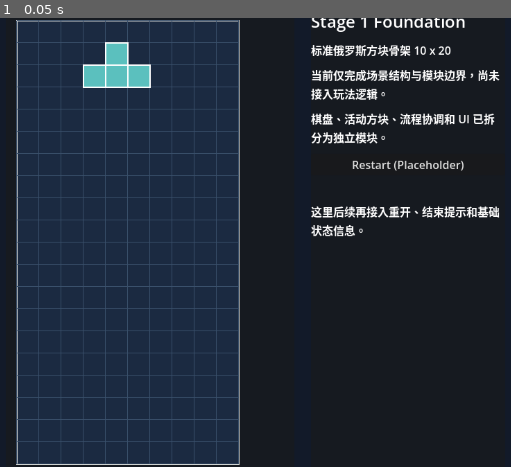
Above: before the commit, frame 1.
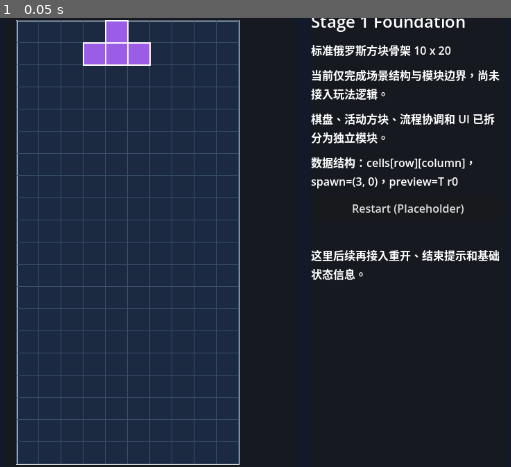
Above: after the commit, the same moment.

Repository: Drew-Z/game-first-tetris
Game: Godot game, scene res://scenes/main/main.tscn
The game is run twice, just before and just after one commit, with the same random seed, the same clock (stepped at 60 frames per second) and the same inputs.
Inputs:
- Up to frame 1 (0.05 s): no input

The runs differ from the first frame. In frame 1, 4.0% of the frame differs, in the area x 16-98%, y 0-59%.

Commit message:
feat(stage-1): define board and tetromino data models

Diff:
--- a/scenes/ui/game_ui.tscn
+++ b/scenes/ui/game_ui.tscn
@@ -28,6 +28,11 @@
 autowrap_mode = 3
 text = "棋盘、活动方块、流程协调和 UI 已拆分为独立模块。"
 
+[node name="DataLabel" type="Label" parent="."]
+layout_mode = 2
+autowrap_mode = 3
+text = "数据结构摘要将在这里显示。"
+
 [node name="RestartButton" type="Button" parent="."]
 layout_mode = 2
 text = "Restart (Placeholder)"
--- a/scripts/game/board.gd
+++ b/scripts/game/board.gd
@@ -1,4 +1,6 @@
 extends Node2D
+
+const BoardStateModel := preload("res://scripts/game/data/board_state.gd")
 
 @export var columns: int = 10
 @export var rows: int = 20
@@ -7,8 +9,11 @@
 @export var grid_color: Color = Color("3a506b")
 @export var border_color: Color = Color("e0e1dd")
 
+var board_state = null
+
 
 func _ready() -> void:
+	setup_board_state()
 	queue_redraw()
 
 
@@ -25,10 +30,44 @@
 		var y := float(row * cell_size)
 		draw_line(Vector2(0.0, y), Vector2(board_size.x, y), grid_color, 1.0)
 
+	if board_state == null:
+		return
+
+	for row in range(rows):
+		for column in range(columns):
+			var cell := Vector2i(column, row)
+			var piece_id: StringName = board_state.get_cell(cell)
+
+			if piece_id == BoardStateModel.EMPTY_CELL:
+				continue
+
+			var rect := Rect2(grid_to_local(cell), Vector2.ONE * cell_size)
+			draw_rect(rect, Color("415a77"), true)
+			draw_rect(rect, border_color, false, 1.0)
+
+
+func setup_board_state() -> void:
+	board_state = BoardStateModel.new(columns, rows)
+
+
+func grid_to_local(cell: Vector2i) -> Vector2:
+	return Vector2(cell.x * cell_size, cell.y * cell_size)
+
+
+func local_to_grid(local_position: Vector2) -> Vector2i:
+	return Vector2i(floori(local_position.x / cell_size), floori(local_position.y / cell_size))
+
 
 func get_board_pixel_size() -> Vector2:
 	return Vector2(columns * cell_size, rows * cell_size)
 
 
+func get_spawn_origin(spawn_box_size: int = 4) -> Vector2i:
+	if board_state == null:
+		setup_board_state()
+
+	return board_state.get_spawn_origin(spawn_box_size)
+
+
 func get_spawn_preview_position() -> Vector2:
-	return Vector2(cell_size * 3, cell_size)
+	return grid_to_local(get_spawn_origin())
--- /dev/null
+++ b/scripts/game/data/board_state.gd
@@ -0,0 +1,63 @@
+class_name BoardState
+extends RefCounted
+
+const EMPTY_CELL: StringName = &""
+
+var columns: int
+var rows: int
+var cells: Array[Array] = []
+
+
+func _init(new_columns: int = 10, new_rows: int = 20) -> void:
+	columns = new_columns
+	rows = new_rows
+	reset()
+
+
+func reset() -> void:
+	cells.clear()
+
+	for row in range(rows):
+		var row_cells: Array[StringName] = []
+		row_cells.resize(columns)
+
+		for column in range(columns):
+			row_cells[column] = EMPTY_CELL
+
+		cells.append(row_cells)
+
+
+func is_inside_cell(cell: Vector2i) -> bool:
+	return cell.x >= 0 and cell.x < columns and cell.y >= 0 and cell.y < rows
+
+
+func get_cell(cell: Vector2i) -> StringName:
+	if not is_inside_cell(cell):
+		return EMPTY_CELL
+
+	return cells[cell.y][cell.x]
+
+
+func set_cell(cell: Vector2i, piece_id: StringName) -> bool:
+	if not is_inside_cell(cell):
+		return false
+
+	cells[cell.y][cell.x] = piece_id
+	return true
+
+
+func clear_cell(cell: Vector2i) -> bool:
+	return set_cell(cell, EMPTY_CELL)
+
+
+func is_cell_empty(cell: Vector2i) -> bool:
+	return is_inside_cell(cell) and get_cell(cell) == EMPTY_CELL
+
+
+func get_spawn_origin(spawn_box_size: int = 4, spawn_row: int = 0) -> Vector2i:
+	var spawn_x := maxi(0, floori(float(columns - spawn_box_size) / 2.0))
+	return Vector2i(spawn_x, spawn_row)
+
+
+func describe() -> String:
+	return "Board %dx%d spawn=%s" % [columns, rows, get_spawn_origin()]
--- /dev/null
+++ b/scripts/game/data/piece_state.gd
@@ -0,0 +1,34 @@
+class_name PieceState
+extends RefCounted
+
+const TetrominoData := preload("res://scripts/game/data/tetromino_data.gd")
+
+var piece_id: StringName
+var rotation_index: int
+var origin: Vector2i
+
+
+func _init(
+	new_piece_id: StringName = &"T",
+	new_origin: Vector2i = Vector2i(3, 0),
+	new_rotation_index: int = 0
+) -> void:
+	piece_id = new_piece_id
+	rotation_index = new_rotation_index
+	origin = new_origin
+
+
+func get_local_cells() -> Array[Vector2i]:
+	return TetrominoData.get_local_cells(piece_id, rotation_index)
+
+
+func get_board_cells() -> Array[Vector2i]:
+	return TetrominoData.get_global_cells(piece_id, origin, rotation_index)
+
+
+func get_color() -> Color:
+	return TetrominoData.get_color(piece_id)
+
+
+func describe() -> String:
+	return "%s r%d origin=%s" % [piece_id, rotation_index, origin]
--- /dev/null
+++ b/scripts/game/data/tetromino_data.gd
@@ -0,0 +1,131 @@
+class_name TetrominoData
+extends RefCounted
+
+const PIECE_IDS: Array[StringName] = [&"I", &"O", &"T", &"S", &"Z", &"J", &"L"]
+
+const DEFINITIONS := {
+	&"I": {
+		"id": &"I",
+		"color": Color("00bbf9"),
+		"spawn_box_size": 4,
+		"rotations": [
+			[Vector2i(0, 1), Vector2i(1, 1), Vector2i(2, 1), Vector2i(3, 1)],
+			[Vector2i(2, 0), Vector2i(2, 1), Vector2i(2, 2), Vector2i(2, 3)],
+			[Vector2i(0, 2), Vector2i(1, 2), Vector2i(2, 2), Vector2i(3, 2)],
+			[Vector2i(1, 0), Vector2i(1, 1), Vector2i(1, 2), Vector2i(1, 3)],
+		],
+	},
+	&"O": {
+		"id": &"O",
+		"color": Color("fee440"),
+		"spawn_box_size": 4,
+		"rotations": [
+			[Vector2i(1, 0), Vector2i(2, 0), Vector2i(1, 1), Vector2i(2, 1)],
+			[Vector2i(1, 0), Vector2i(2, 0), Vector2i(1, 1), Vector2i(2, 1)],
+			[Vector2i(1, 0), Vector2i(2, 0), Vector2i(1, 1), Vector2i(2, 1)],
+			[Vector2i(1, 0), Vector2i(2, 0), Vector2i(1, 1), Vector2i(2, 1)],
+		],
+	},
+	&"T": {
+		"id": &"T",
+		"color": Color("9b5de5"),
+		"spawn_box_size": 4,
+		"rotations": [
+			[Vector2i(1, 0), Vector2i(0, 1), Vector2i(1, 1), Vector2i(2, 1)],
+			[Vector2i(1, 0), Vector2i(1, 1), Vector2i(2, 1), Vector2i(1, 2)],
+			[Vector2i(0, 1), Vector2i(1, 1), Vector2i(2, 1), Vector2i(1, 2)],
+			[Vector2i(1, 0), Vector2i(0, 1), Vector2i(1, 1), Vector2i(1, 2)],
+		],
+	},
+	&"S": {
+		"id": &"S",
+		"color": Color("00f5d4"),
+		"spawn_box_size": 4,
+		"rotations": [
+			[Vector2i(1, 0), Vector2i(2, 0), Vector2i(0, 1), Vector2i(1, 1)],
+			[Vector2i(1, 0), Vector2i(1, 1), Vector2i(2, 1), Vector2i(2, 2)],
+			[Vector2i(1, 1), Vector2i(2, 1), Vector2i(0, 2), Vector2i(1, 2)],
+			[Vector2i(0, 0), Vector2i(0, 1), Vector2i(1, 1), Vector2i(1, 2)],
+		],
+	},
+	&"Z": {
+		"id": &"Z",
+		"color": Color("ef476f"),
+		"spawn_box_size": 4,
+		"rotations": [
+			[Vector2i(0, 0), Vector2i(1, 0), Vector2i(1, 1), Vector2i(2, 1)],
+			[Vector2i(2, 0), Vector2i(1, 1), Vector2i(2, 1), Vector2i(1, 2)],
+			[Vector2i(0, 1), Vector2i(1, 1), Vector2i(1, 2), Vector2i(2, 2)],
+			[Vector2i(1, 0), Vector2i(0, 1), Vector2i(1, 1), Vector2i(0, 2)],
+		],
+	},
+	&"J": {
+		"id": &"J",
+		"color": Color("3a86ff"),
+		"spawn_box_size": 4,
+		"rotations": [
+			[Vector2i(0, 0), Vector2i(0, 1), Vector2i(1, 1), Vector2i(2, 1)],
+			[Vector2i(1, 0), Vector2i(2, 0), Vector2i(1, 1), Vector2i(1, 2)],
+			[Vector2i(0, 1), Vector2i(1, 1), Vector2i(2, 1), Vector2i(2, 2)],
+			[Vector2i(1, 0), Vector2i(1, 1), Vector2i(0, 2), Vector2i(1, 2)],
+		],
+	},
+	&"L": {
+		"id": &"L",
+		"color": Color("fb8500"),
+		"spawn_box_size": 4,
+		"rotations": [
+			[Vector2i(2, 0), Vector2i(0, 1), Vector2i(1, 1), Vector2i(2, 1)],
+			[Vector2i(1, 0), Vector2i(1, 1), Vector2i(1, 2), Vector2i(2, 2)],
+			[Vector2i(0, 1), Vector2i(1, 1), Vector2i(2, 1), Vector2i(0, 2)],
+			[Vector2i(0, 0), Vector2i(1, 0), Vector2i(1, 1), Vector2i(1, 2)],
+		],
+	},
+}
+
+
+static func get_piece_ids() -> Array[StringName]:
+	return PIECE_IDS.duplicate()
+
+
+static func get_definition(piece_id: StringName) -> Dictionary:
+	return DEFINITIONS.get(piece_id, {})
+
+
+static func get_spawn_box_size(piece_id: StringName) -> int:
+	var definition := get_definition(piece_id)
+	return int(definition.get("spawn_box_size", 4))
+
+
+static func get_color(piece_id: StringName) -> Color:
+	var definition := get_definition(piece_id)
+	return definition.get("color", Color.WHITE)
+
+
+static func get_local_cells(piece_id: StringName, rotation_index: int = 0) -> Array[Vector2i]:
+	var definition := get_definition(piece_id)
+	if definition.is_empty():
+		return []
+
+	var rotations: Array = definition["rotations"]
+	var normalized_rotation := posmod(rotation_index, rotations.size())
+	var cells: Array = rotations[normalized_rotation]
+	var local_cells: Array[Vector2i] = []
+
+	for cell in cells:
+		local_cells.append(cell)
+
+	return local_cells
+
+
+static func get_global_cells(
+	piece_id: StringName,
+	origin: Vector2i,
+	rotation_index: int = 0
+) -> Array[Vector2i]:
+	var board_cells: Array[Vector2i] = []
+
+	for local_cell in get_local_cells(piece_id, rotation_index):
+		board_cells.append(origin + local_cell)
+
+	return board_cells
--- a/scripts/game/game_manager.gd
+++ b/scripts/game/game_manager.gd
@@ -1,8 +1,13 @@
 extends Node
+
+const PieceStateModel := preload("res://scripts/game/data/piece_state.gd")
+const TetrominoData := preload("res://scripts/game/data/tetromino_data.gd")
 
 @onready var board: Node2D = $"../Layout/PlayfieldPanel/PlayfieldMargin/Playfield/Board"
 @onready var active_piece: Node2D = $"../Layout/PlayfieldPanel/PlayfieldMargin/Playfield/ActivePiece"
 @onready var game_ui: VBoxContainer = $"../Layout/SidebarPanel/GameUI"
+
+var preview_piece_id: StringName = &"T"
 
 
 func _ready() -> void:
@@ -10,11 +15,23 @@
 
 
 func _sync_structure_mode() -> void:
-	if board.has_method("get_spawn_preview_position"):
-		active_piece.position = board.call("get_spawn_preview_position")
+	var spawn_origin := Vector2i(3, 0)
+	var spawn_box_size := TetrominoData.get_spawn_box_size(preview_piece_id)
+
+	if board.has_method("setup_board_state"):
+		board.call("setup_board_state")
+
+	if board.has_method("get_spawn_origin"):
+		spawn_origin = board.call("get_spawn_origin", spawn_box_size)
 
 	if active_piece.get("cell_size") != null and board.get("cell_size") != null:
 		active_piece.set("cell_size", board.get("cell_size"))
 
+	if active_piece.has_method("configure_from_state"):
+		active_piece.call("configure_from_state", PieceStateModel.new(preview_piece_id, spawn_origin, 0))
+
 	if game_ui.has_method("show_structure_mode"):
 		game_ui.call("show_structure_mode", board.get("columns"), board.get("rows"))
+
+	if game_ui.has_method("show_data_model_summary"):
+		game_ui.call("show_data_model_summary", board.call("get_spawn_origin"), preview_piece_id)
--- a/scripts/game/piece.gd
+++ b/scripts/game/piece.gd
@@ -1,25 +1,29 @@
 extends Node2D
 
+const PieceStateModel := preload("res://scripts/game/data/piece_state.gd")
+
 @export var cell_size: int = 32
-@export var piece_color: Color = Color("5bc0be")
 
-var piece_type: StringName = &"T"
-var rotation_index: int = 0
-var grid_position: Vector2i = Vector2i(3, 1)
-var preview_cells: Array[Vector2i] = [
-	Vector2i(1, 0),
-	Vector2i(0, 1),
-	Vector2i(1, 1),
-	Vector2i(2, 1),
-]
+var piece_state = null
 
 
 func _ready() -> void:
+	if piece_state == null:
+		piece_state = PieceStateModel.new()
+
 	queue_redraw()
 
 
 func _draw() -> void:
-	for cell in preview_cells:
+	if piece_state == null:
+		return
+
+	for cell in piece_state.get_board_cells():
 		var rect := Rect2(Vector2(cell) * cell_size, Vector2.ONE * cell_size)
-		draw_rect(rect, piece_color, true)
+		draw_rect(rect, piece_state.get_color(), true)
 		draw_rect(rect, Color.WHITE, false, 2.0)
+
+
+func configure_from_state(new_piece_state) -> void:
+	piece_state = new_piece_state
+	queue_redraw()
--- a/scripts/ui/game_ui.gd
+++ b/scripts/ui/game_ui.gd
@@ -2,8 +2,13 @@
 
 @onready var stage_label: Label = $StageLabel
 @onready var status_label: Label = $StatusLabel
+@onready var data_label: Label = $DataLabel
 
 
 func show_structure_mode(columns: int, rows: int) -> void:
 	stage_label.text = "标准俄罗斯方块骨架 %d x %d" % [columns, rows]
 	status_label.text = "当前仅完成场景结构与模块边界，尚未接入玩法逻辑。"
+
+
+func show_data_model_summary(spawn_origin: Vector2i, preview_piece_id: StringName) -> void:
+	data_label.text = "数据结构：cells[row][column]，spawn=%s，preview=%s r0" % [spawn_origin, preview_piece_id]
Not shown, changed: README.md
Not shown, added: docs/stage-1-data-model.md
Not shown, changed: docs/task-board.md
